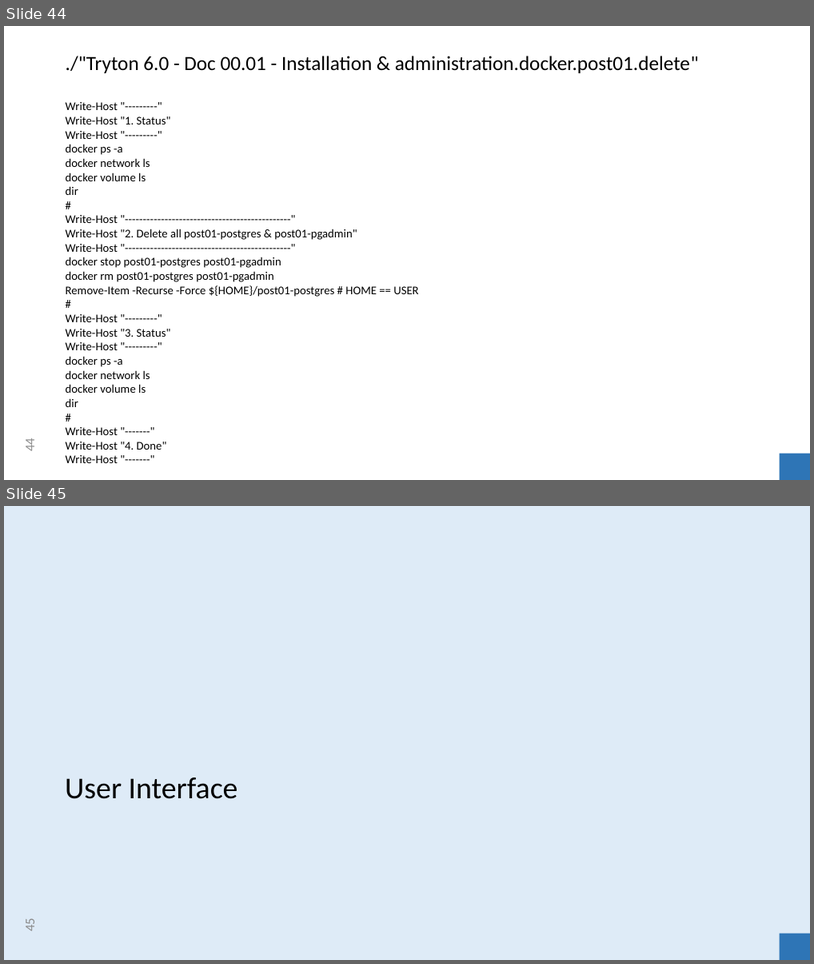
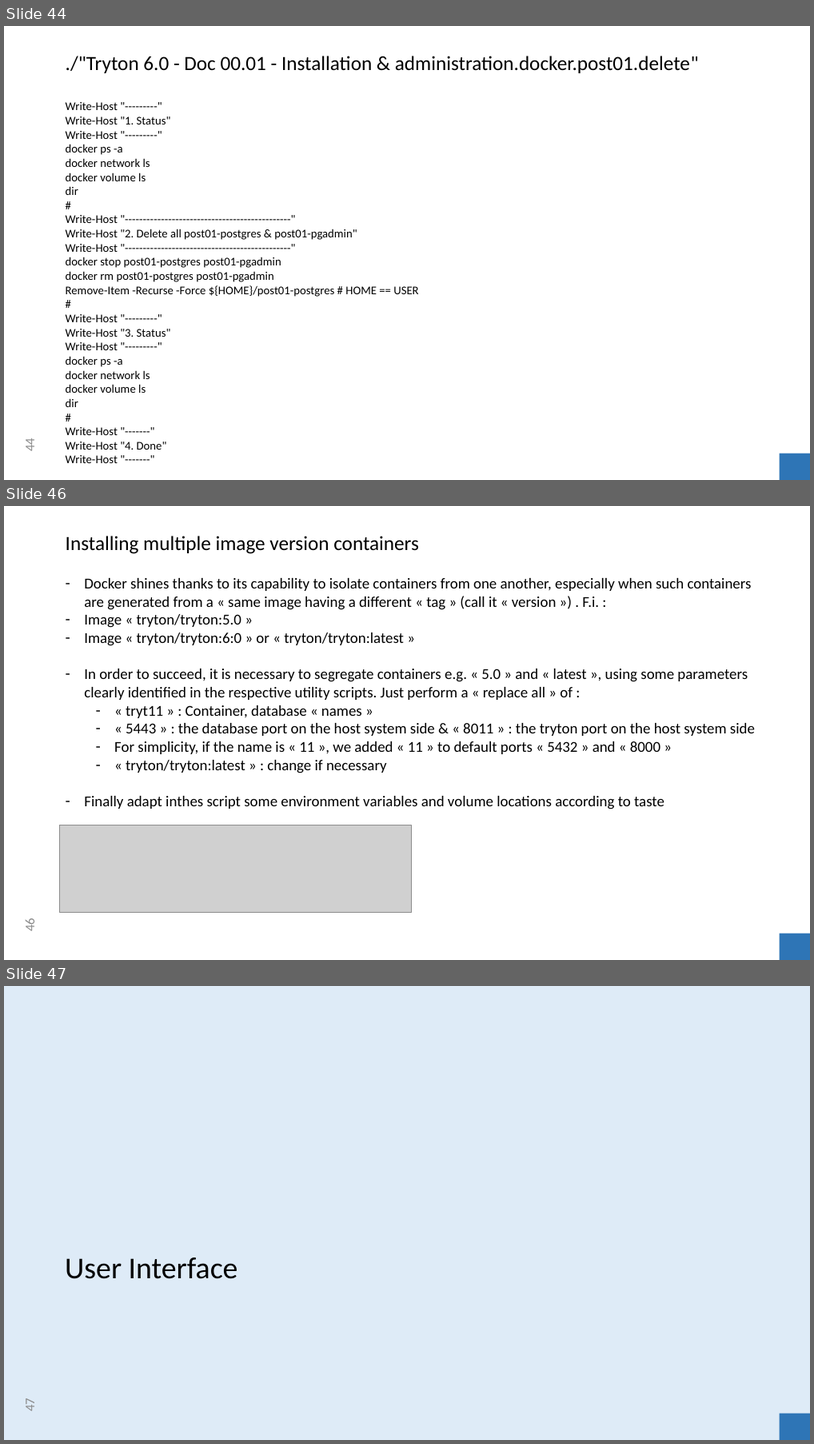
Before and after one commit to clixwise/tryton-by-example, a slide deck: Tryton 6.0 - Doc 00.01 - Installation & administration.pptx. Shown one above the other, each under a label of ours: slides 44 and 45 before the commit, slides 44, 46 and 47 after it; the slides between them are not shown. The pictures are 814x964 and 814x1444 pixels, drawn with LibreOffice and Linux fonts; fonts in the diff are those of the drawing; grey boxes stand for pictures. Boxes give left, top, right and bottom in pixels: in the first picture for what was removed or moved away, otherwise in the second. Text is boxed around its words. In the diff, an @@ line names an element or a change of style, - is before the commit and + after.

```diff
--- a/Tryton 6.0 - Doc 00.01 - Installation & administration.pptx
+++ b/Tryton 6.0 - Doc 00.01 - Installation & administration.pptx
@@ slide 46 added at box(4, 506, 810, 960), background #FFFFFF @@
@@ title added at box(66, 536, 419, 554), 24 pt, text #000000 @@
+Installing multiple image version containers
@@ text added at box(84, 578, 755, 809), 18 pt, text #000000 @@
+– Docker shines thanks to its capability to isolate containers from one another, especially when such containers are generated from a « same image having a different « tag » (call it « version ») . F.i. :
+– Image « tryton/tryton:5.0 »
+– Image « tryton/tryton:6:0 » or « tryton/tryton:latest »
+– In order to succeed, it is necessary to segregate containers e.g. « 5.0 » and « latest », using some parameters clearly identified in the respective utility scripts. Just perform a « replace all » of :
+  – « tryt11 » : Container, database « names »
+  – « 5443 » : the database port on the host system side & « 8011 » : the tryton port on the host system side
+  – For simplicity, if the name is « 11 », we added « 11 » to default ports « 5432 » and « 8000 »
+  – « tryton/tryton:latest » : change if necessary
+– Finally adapt inthes script some environment variables and volume locations according to taste
@@ picture added at box(60, 825, 412, 912) @@
@@ page number added at box(22, 919, 38, 931), 16 pt, text #8C8C8C @@
+46
@@ rectangle added at box(780, 933, 810, 960), fill #2E75B6 @@
@@ what was slide 45 is now slide 47 @@
@@ page number at box(22, 1399, 38, 1411): text changed @@
-45
+47
```
Also in this commit, not shown: 1 slide changed, 1 other slide added, 15 other files.
